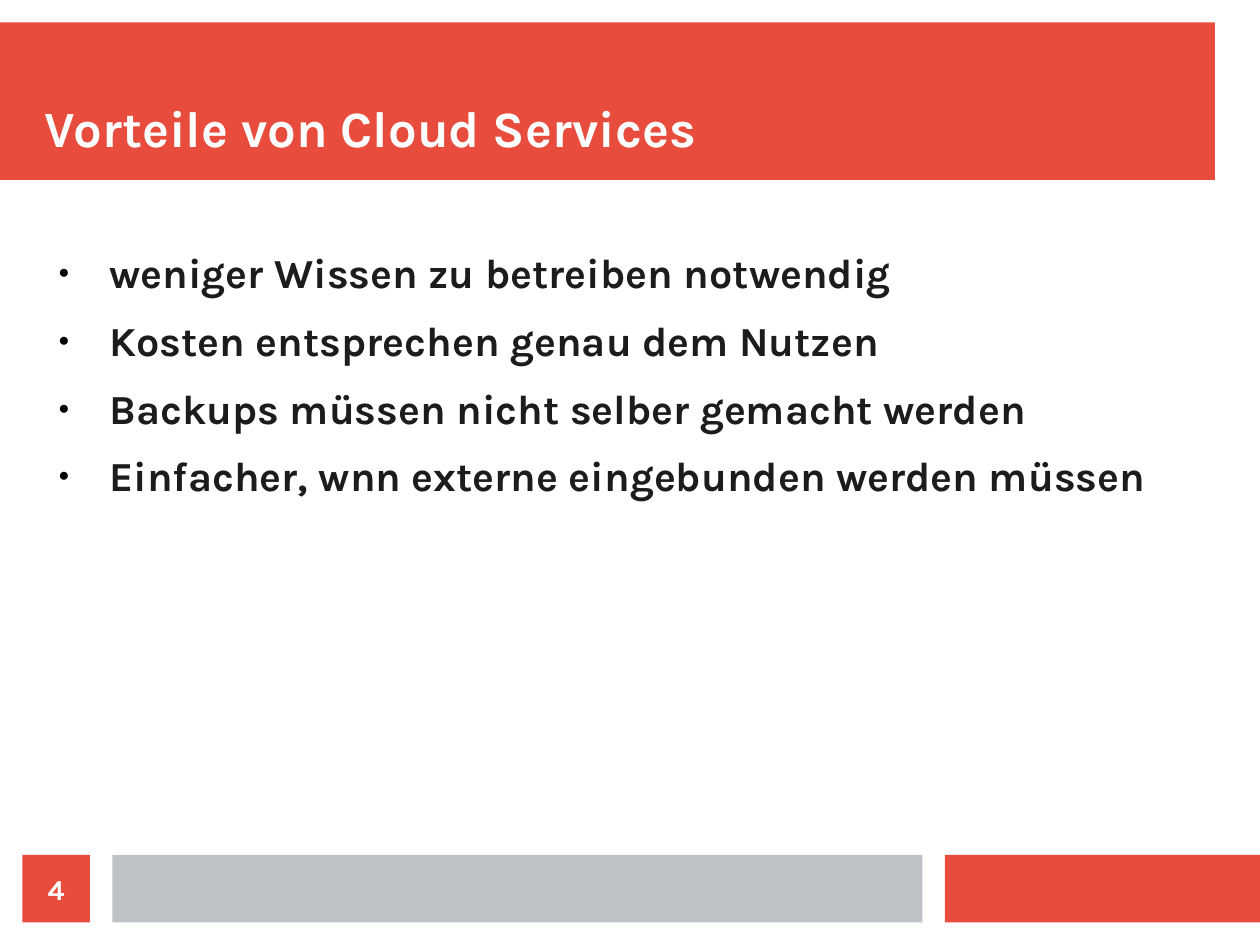
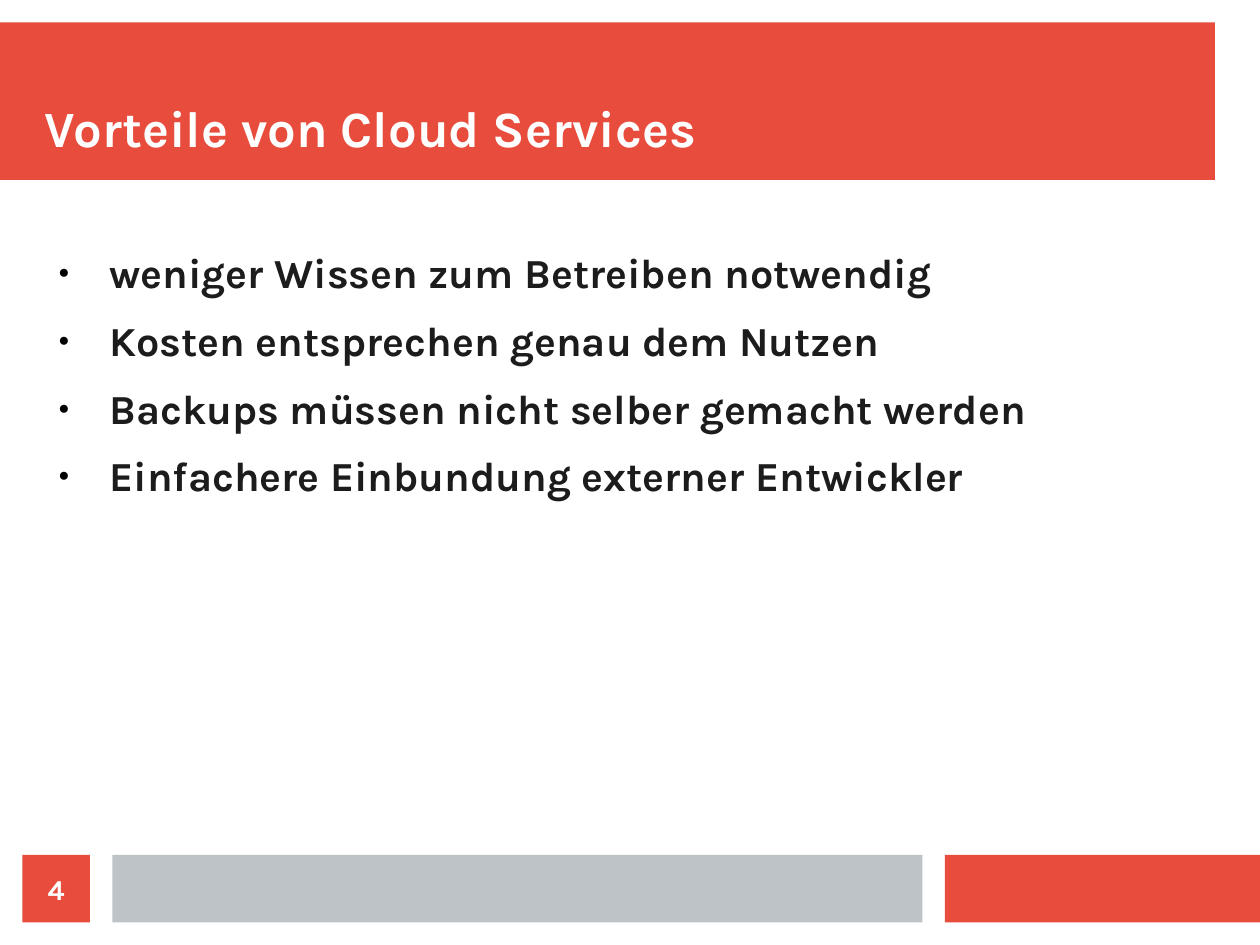
Before and after one commit to hslu-students/iteo-testate, a slide deck: slide 4 of cloud-services/cloud-services.odp. Drawn at 1260x945 pixels with LibreOffice and Linux fonts; fonts in the diff are those of the drawing. Boxes give left, top, right and bottom in pixels: in the first picture for what was removed or moved away, otherwise in the second. Text is boxed around its words. In the diff, an @@ line names an element or a change of style, - is before the commit and + after.

Commit message:
fixed typos in cloud service presentation; addes some random numbers (for random exercise (for random module))

```diff
--- a/cloud-services/cloud-services.odp
+++ b/cloud-services/cloud-services.odp
@@ text at <box>109,258,931,299</box>: text changed @@
-● weniger Wissen zu betreiben notwendig
+● weniger Wissen zum Betreiben notwendig
@@ text at <box>109,461,963,502</box>: text changed @@
-● Einfacher, wnn externe eingebunden werden müssen
+● Einfachere Einbundung externer Entwickler
```
Also in this commit, not shown: 1 other slide changed, 3 other files.
